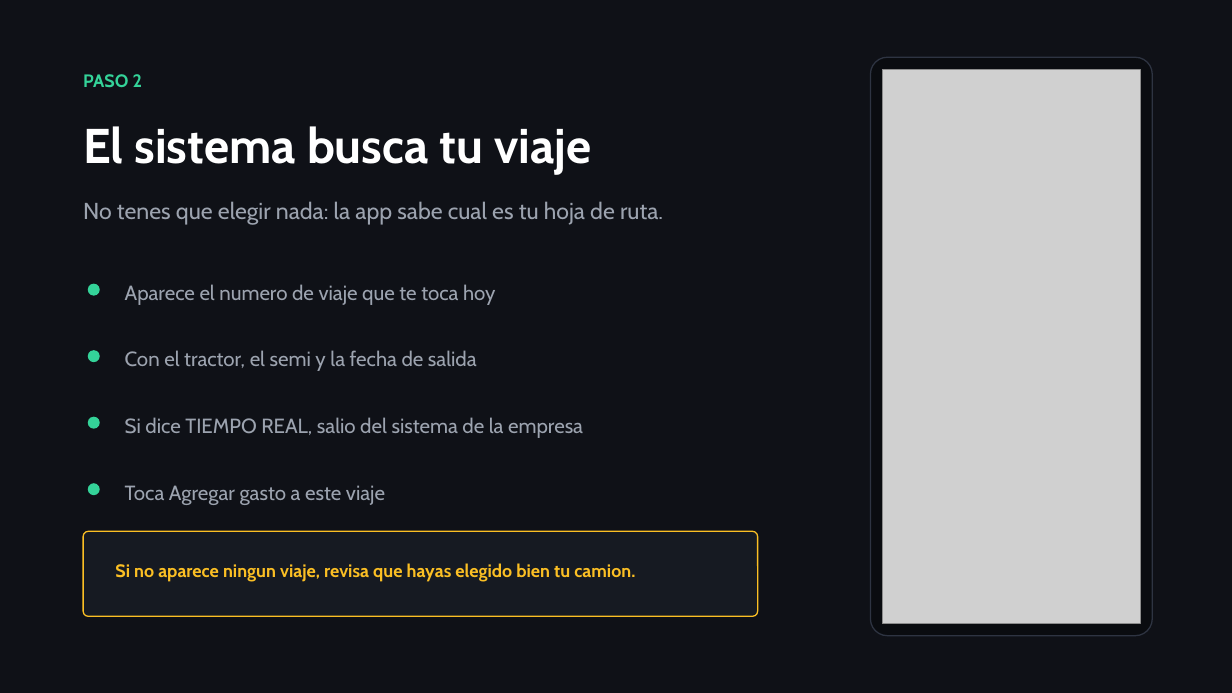
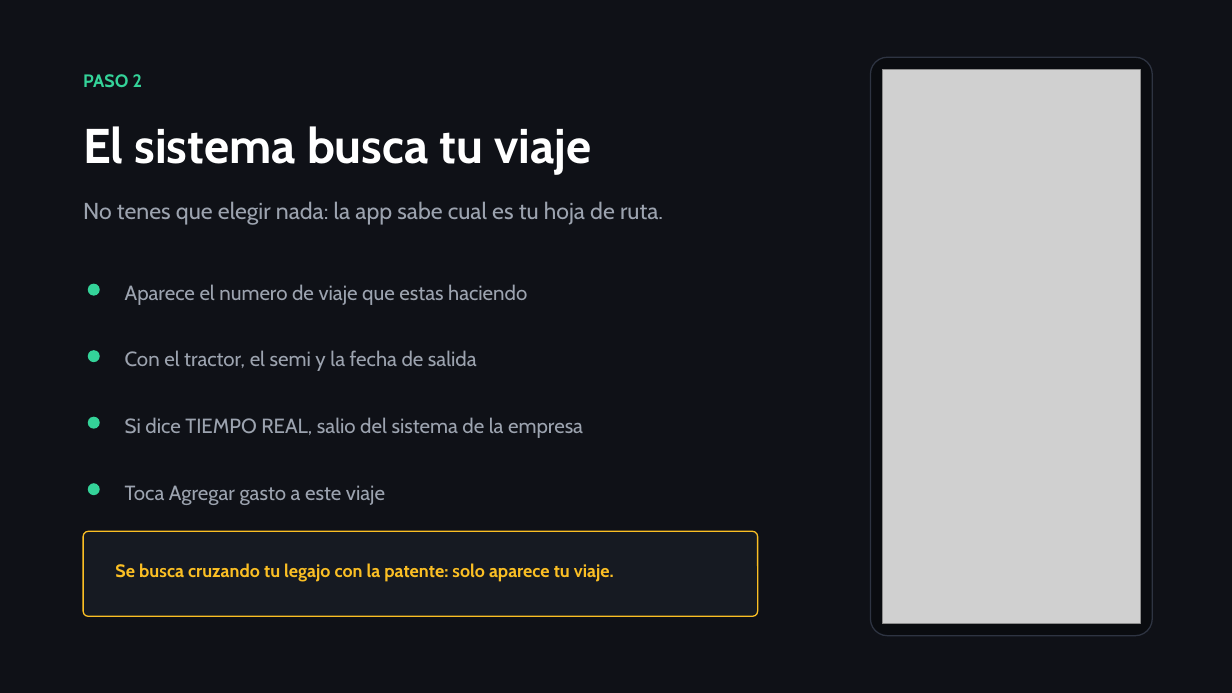
Before and after one commit to Dibiagi-I-D/Automatizacion-liquidacion-de-viajes, a slide deck: slide 5 of Gastos_Logistica_Capacitacion.pptx (slide 4 before the commit). Drawn at 1232x693 pixels with LibreOffice and Linux fonts; fonts in the diff are those of the drawing; grey boxes stand for pictures. Boxes give left, top, right and bottom in pixels: in the first picture for what was removed or moved away, otherwise in the second. Text is boxed around its words. In the diff, an @@ line names an element or a change of style, - is before the commit and + after.

```diff
--- a/Gastos_Logistica_Capacitacion.pptx
+++ b/Gastos_Logistica_Capacitacion.pptx
@@ text at (125, 284, 527, 305): text changed @@
-Aparece el numero de viaje que te toca hoy
+Aparece el numero de viaje que estas haciendo
@@ text at (115, 563, 614, 582): text changed @@
-Si no aparece ningun viaje, revisa que hayas elegido bien tu camion.
+Se busca cruzando tu legajo con la patente: solo aparece tu viaje.
```
Also in this commit, not shown: 5 other slides changed, 7 slides added, 5 other files.
